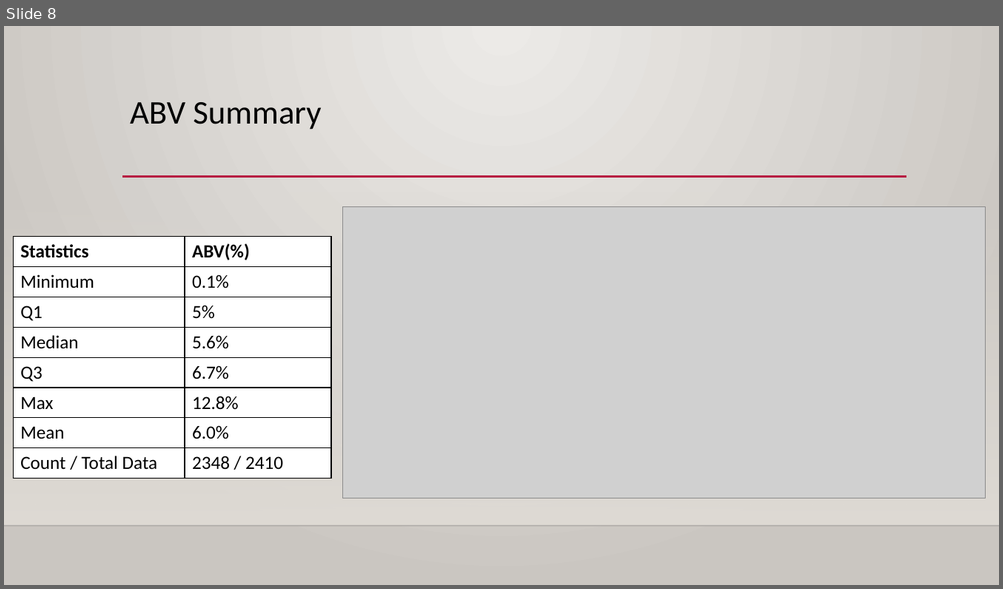
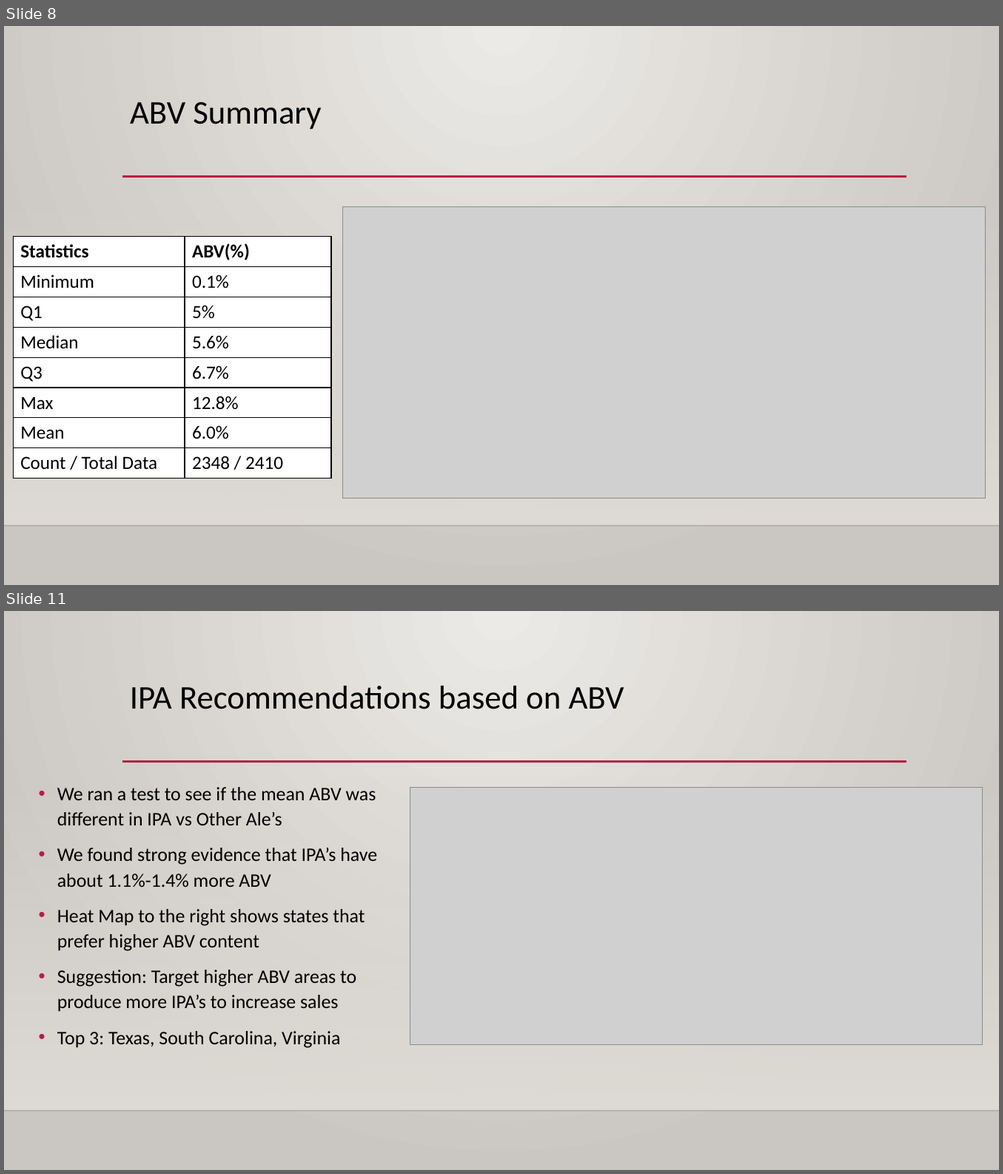
Before and after one commit to Aurian-G/BudweiserBreweryAnalysis, a slide deck: PPT/Case_Study_Analysis_DDS6306.pptx. Shown one above the other, each under a label of ours: slide 8 before the commit, slides 8 and 11 after it; the slides between them are not shown. The pictures are 1003x589 and 1003x1174 pixels, drawn with LibreOffice and Linux fonts; fonts in the diff are those of the drawing; grey boxes stand for pictures; background and template pictures are left out. Boxes give left, top, right and bottom in pixels: in the first picture for what was removed or moved away, otherwise in the second. Text is boxed around its words. In the diff, an @@ line names an element or a change of style, - is before the commit and + after.

```diff
--- a/PPT/Case_Study_Analysis_DDS6306.pptx
+++ b/PPT/Case_Study_Analysis_DDS6306.pptx
@@ slide 11 added at (4, 611, 999, 1170), background gradient #ECEAE7 to #CAC7C1; not listed: 3 template elements that a slide beside it also shows @@
@@ title added at (130, 686, 624, 709), 32 pt, text #000000 @@
+IPA Recommendations based on ABV
@@ text added at (57, 787, 377, 1048), 18.5 pt, text #000000 @@
+• We ran a test to see if the mean ABV was different in IPA vs Other Ale’s
+• We found strong evidence that IPA’s have about 1.1%-1.4% more ABV
+• Heat Map to the right shows states that prefer higher ABV content
+• Suggestion: Target higher ABV areas to produce more IPA’s to increase sales
+• Top 3: Texas, South Carolina, Virginia
@@ picture added at (410, 788, 982, 1045) @@
```
Also in this commit, not shown: 2 other slides added.
